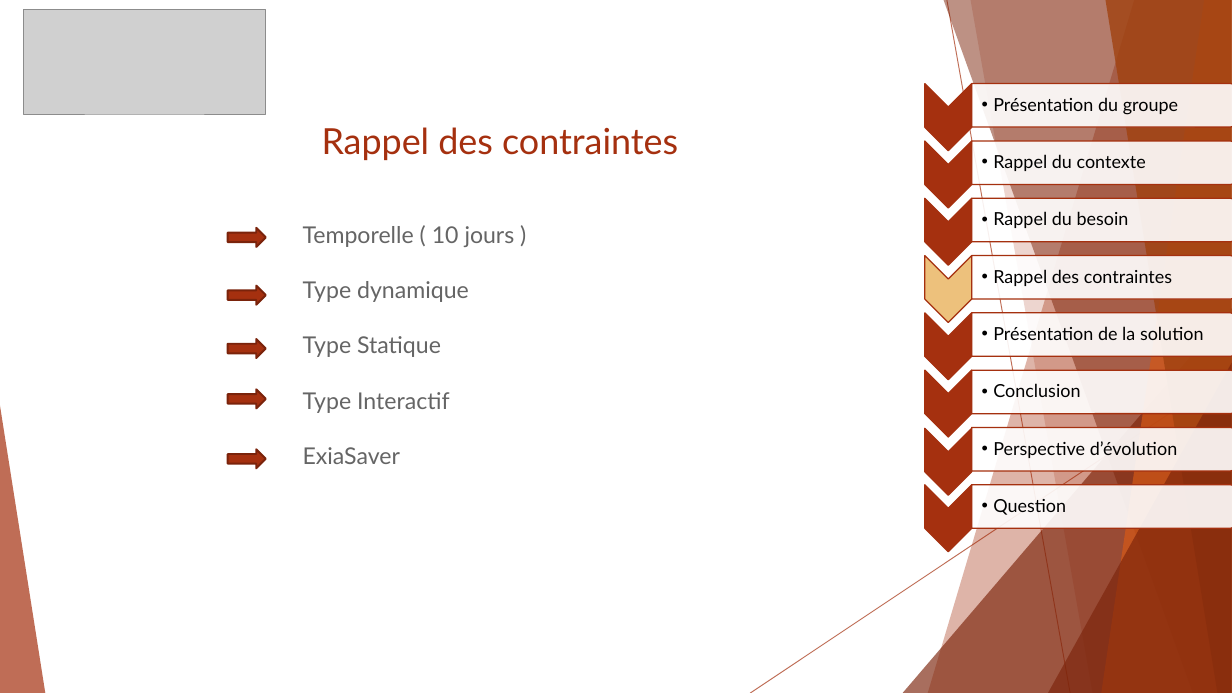
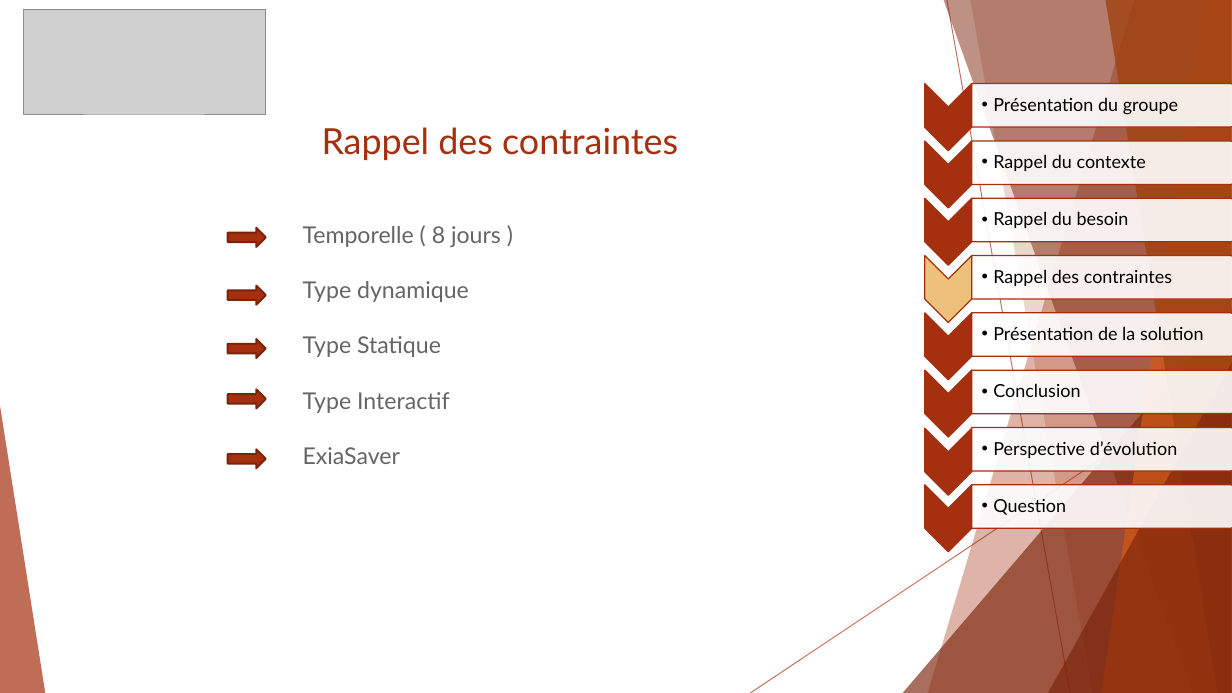
Before and after one commit to AlexandreLec/ExiaSaver, a slide deck: slide 6 of presentation/PPTExiasaver.pptx. Drawn at 1232x693 pixels with LibreOffice and Linux fonts; fonts in the diff are those of the drawing; grey boxes stand for pictures. Boxes give left, top, right and bottom in pixels: in the first picture for what was removed or moved away, otherwise in the second. Text is boxed around its words. In the diff, an @@ line names an element or a change of style, - is before the commit and + after.

```diff
--- a/presentation/PPTExiasaver.pptx
+++ b/presentation/PPTExiasaver.pptx
@@ text at [303,226,501,247]: text changed @@
-Temporelle ( 10 jours )
+Temporelle ( 8 jours )
```
Also in this commit, not shown: 7 other slides changed, 1 slide added, 1 other file.
